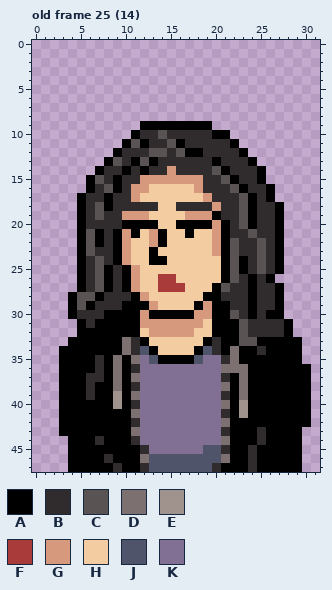
One commit to this pixel-art file: res/ase/customers.aseprite. Above: the version before the commit.
32x48 pixels, 34 frames. Shown: old frame 25 (14). The commit also changed other frames, which this record leaves out.
Palette (. is transparent): A #000000  B #302c2e  C #5a5353  D #7d7071  E #a0938e  F #a93b3b  G #d7997d  H #f4cca1  J #4f546b  K #827094
Pixels before, old frame 25 (14), first column x 3:
 9 .........AAAAAAAA...........
10 ........ABBCBBBBBAA.........
11 .......ACABBCABBBBBA........
12 ......ABBBCCBCAABBBBA.......
13 .....ACBACABBBBBBABBBA......
14 ....ABBABABBGBBBBCABBBA.....
15 ...ACBABBGGGGGGGBBCABBA.....
16 ...ABCABGGHHHHHGBBBCABBA....
17 ..ABBABBGHHHHHHHGBBBCABA....
18 ..ABCABBBBBHHBBBBGBBCABBA...
19 ..ABCBBGGGHHHHGGGABBCABBA...
20 ..ABBBBAAAAHHAAAAGABCABBA...
21 ..ACABAGAHGAHHAHHGABBCBBA...
22 ..ACABAGHHGAHHHHHGACBBCBA...
23 ..ACBBAGHHAHHHHHHGACBBCBA...
24 ..ABCBAGHHAAHHHHHHACABCBA...
25 ..ABCABAGHHHHHHHHHACABCBA...
26 ..ABCABAGHHFFHHHHHACBABA....
27 ..ABCABAGHHFFFHHHACBBABBA...
28 .ACCABBBAGHHHHHHAABBBABBA...
29 .ACABBBAAAGHHHHAGAABBABBA...
30 .ABBBAAAAGAAAAAGGAACBABAA...
31 ..ABAAAAAGGGGGGGHAAACBBBBA..
32 ..AAAAAAAHGGGGGHHAAACBBBBA..
33 .AAAAAADBAHHHHHHABAACCAAAAA.
34 AAAAAAADBJAHHHHAJBADAABAAAA.
35 AAAABADADKJAAAAJKKBDAAAAAAA.
36 AAAABADABKKKKKKKKKDDDAAAAAAA
37 AAABBADADKKKKKKKKKBADAAAAAAA
38 AAABAADABKKKKKKKKKDADAAAAAAA
39 AAABAAEADKKKKKKKKKBADAAAAAAA
40 AAAAAAEABKKKKKKKKKDAEAAAAAAA
41 AAAAAAAADKKKKKKKKKBAEAAAAAAA
42 AAAAAAAABKKKKKKKKKDAAAAAAAAA
43 AAAAAAAADKKKKKKKKKBAAABAAAA.
44 .AAABAAABKKKKKKKKKDAAABAAAA.
45 .AAAAAAAABKKKKKKJJBAABAAAAA.
46 .AAAABAAADJJJJJJJJDAABAAAAA.
47 .AAAAABAABJJJJJJJBAAABAAAAA.
Now the later version:
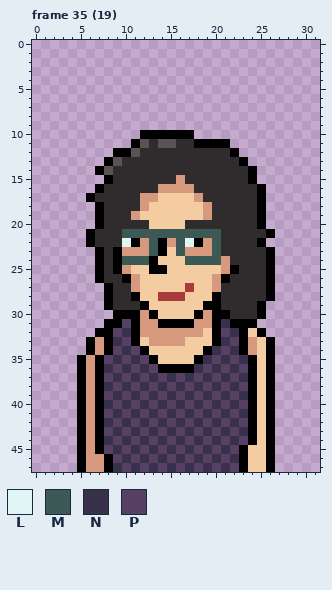
Colours new in this view: L #dff6f5  M #3c5956  N #39314b  P #564064
A new or re-ordered frame is compared with the old frame closest to it.
Diff:
frames 34 -> 36
Changed rows in their new state; - is an unchanged pixel.
Frame 35 (19) is new; against old frame 25 (14), layer "Base layer":
first column x 3:
 9 ---------........-----------
10 --------.AAAAAA....---------
11 -------.AC-C-B-AAAA.--------
12 -------AC-BB-BBB---A.-------
13 --------BBB------B--A.------
14 -----C-B-B--B----BB--A.-----
15 ---..AB--BBBB-BB--BB-A.-----
16 ---.ABB-BBBGGGGB---BB-A.----
17 --.A-B--BGG----GB---BBA.----
18 --..AB---GH--HHHGB--BBA..---
19 --..A--B-H----HH-B--BBA..---
20 --..A--BBBH--HBBBBB-BBA..---
21 --.AB-BMMMMMMMMMMMB--B-A.---
22 --.AB-BLAGM-GMLAGMBB--A..---
23 --..A---GGMA-MGGGMBB--BA.---
24 --..A--MMM-H--MMMMGBB-BA.---
25 --..ABAGH-AA------GAB-BA.---
26 --..AB-----HH----G-B-B------
27 --...--B---HHHF--GB--B-A.---
28 -....A---H-FFF--H----B-A.---
29 -....A-BB-H----HA-B--BA..---
30 -.....-----HHHHA---B-BA..---
31 --...--P---AAAA-G-N-AA....--
32 --..--PN-G-----G--PNAHA...--
33 -..-G-NPAHGGGG--HANPAGH-...-
34 ...-G-PNPAH----HANPN-GH-...-
35 ..-GAPNPNPAHHHHANPNPN-H-...-
36 ..-GANPNPNPAAAANPNPNP-H-....
37 ..-GAPNPNPNPNPNPNPNPN-H-....
38 ..-G-NPNPNPNPNPNPNPNP-H-....
39 ..-G-PNPNPNPNPNPNPNPN-H-....
40 ..-G-NPNPNPNPNPNPNPNP-H-....
41 ..-G-PNPNPNPNPNPNPNPN-H-....
42 ..-G-NPNPNPNPNPNPNPNP-H-....
43 ..-G-PNPNPNPNPNPNPNPN-H-...-
44 -.-GANPNPNPNPNPNPNPNP-H-...-
45 -.-G-PNPNPNPNPNPNPNP-HH-...-
46 -.-GGAPNPNPNPNPNPNPN-HH-...-
47 -.-GG-NPNPNPNPNPNPNP-HH-...-
Where, in picture pixels (left, top, right, bottom), the same in both pictures:
changed: (59, 121, 311, 472)
